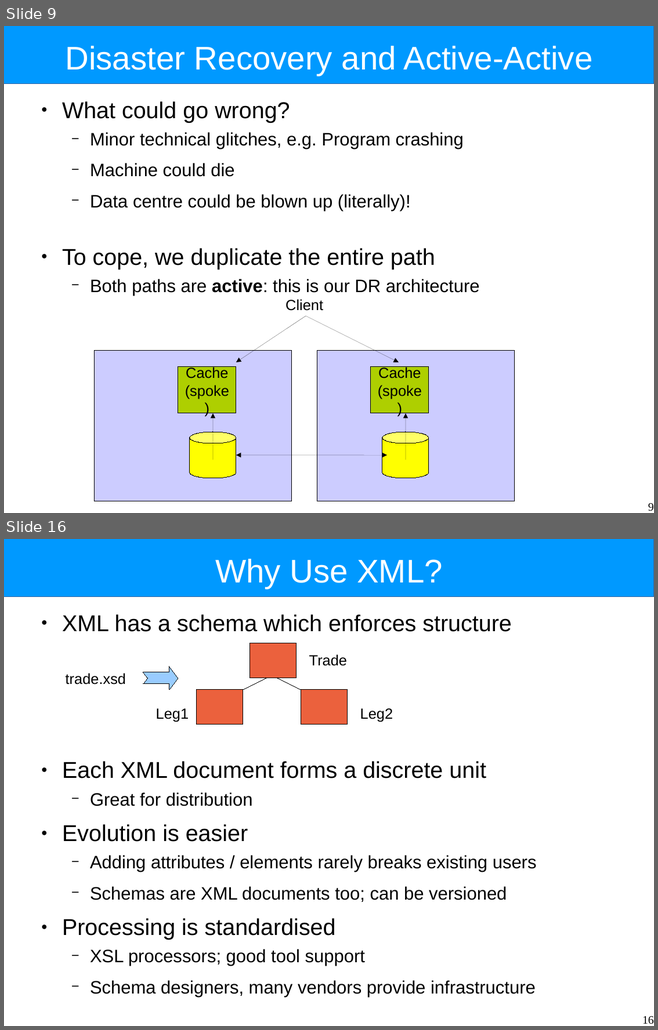
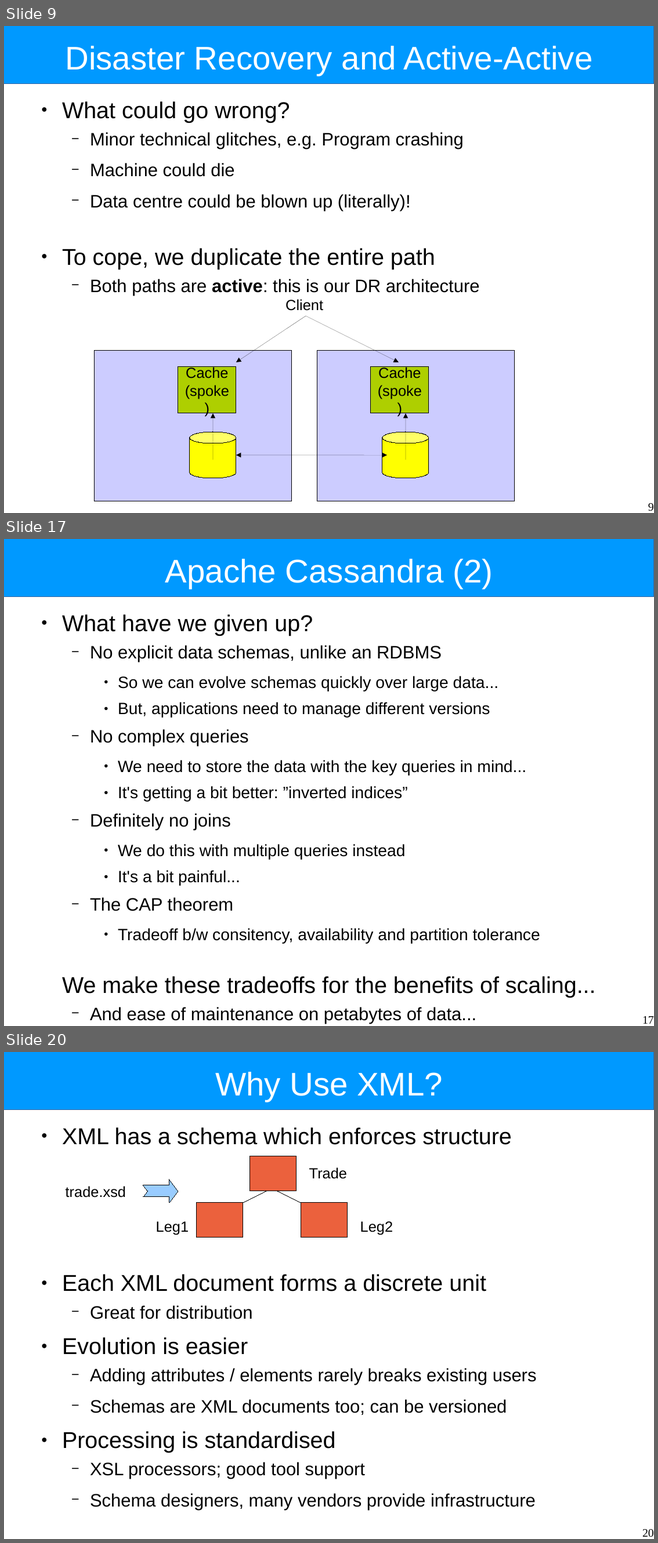
Before and after one commit to Intrinsarc/intrinsarc-evolve, a slide deck: Academic Work/lectures/data-distribution-architectures.odp. Shown one above the other, each under a label of ours: slides 9 and 16 before the commit, slides 9, 17 and 20 after it; the slides between them are not shown. The pictures are 658x1030 and 658x1543 pixels, drawn with LibreOffice and Linux fonts; fonts in the diff are those of the drawing. Boxes give left, top, right and bottom in pixels: in the first picture for what was removed or moved away, otherwise in the second. Text is boxed around its words. In the diff, an @@ line names an element or a change of style, - is before the commit and + after.

```diff
--- a/Academic Work/lectures/data-distribution-architectures.odp
+++ b/Academic Work/lectures/data-distribution-architectures.odp
@@ slide 17 added at [4,539,654,1026], background #FFFFFF; not listed: 1 template element that a slide beside it also shows @@
@@ title added at [165,559,492,588], 40 pt, text #FFFFFF @@
+Apache Cassandra (2)
@@ text added at [62,614,596,997], 20 pt, text #000000 @@
+● What have we given up?
+  − No explicit data schemas, unlike an RDBMS
+    ● So we can evolve schemas quickly over large data...
+    ● But, applications need to manage different versions
+  − No complex queries
+    ● We need to store the data with the key queries in mind...
+    ● It's getting a bit better: ”inverted indices”
+  − Definitely no joins
+    ● We do this with multiple queries instead
+    ● It's a bit painful...
+  − The CAP theorem
+    ● Tradeoff b/w consitency, availability and partition tolerance
+We make these tradeoffs for the benefits of scaling...
+  − And ease of maintenance on petabytes of data...
@@ page number added at [642,1016,654,1024], 14 pt, text #000000 @@
+17
@@ what was slide 16 is now slide 20 @@
@@ page number at [642,1529,654,1537]: text changed @@
-16
+20
```
Also in this commit, not shown: 7 slides changed, 9 other slides added, 6 slides removed, 3 other files.
